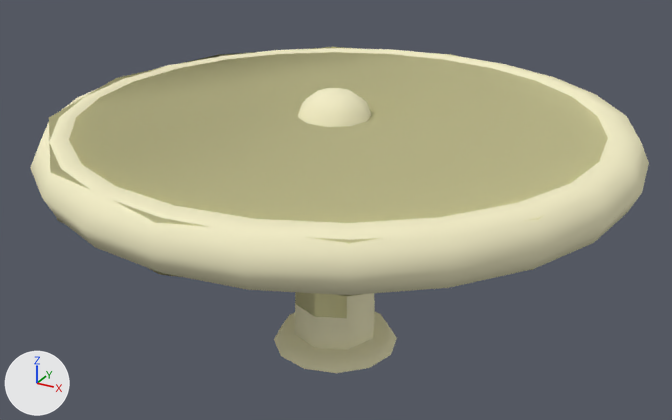
Before and after pictures for a commit that changed the Blender file src/props_mining/crank02.blend.
Camera for both pictures: a 50 mm camera at (8.0, -16.77, 11.74) aimed at (-1.24, 0.03, 3.33). The axes (+X, +Y, +Z) are drawn at lower left. The lights are the same throughout.

In view in the first picture: 'crank02', 'crank02_physics'.
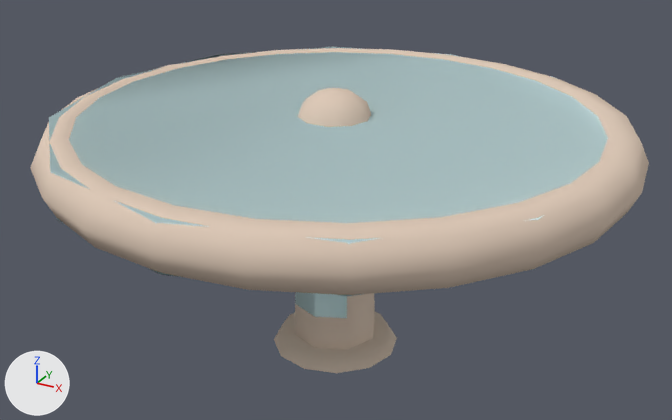
Scene script edits in JSON lines:
```json
{"op": "set", "path": "mat_crank02.base_color", "old": "(0.898, 0.853, 0.576)", "new": "(0.728, 0.588, 0.479)", "note": "beige #f3eec8 -> beige #decab8"}
{"op": "set", "path": "mat_phy.base_color", "old": "(0.86, 0.821, 0.443)", "new": "(0.721, 0.954, 0.976)", "note": "beige #efeab2 -> white #ddfafc"}
```

Pixel boxes (x1, y1, x2, y2) of what changed, in the pictures (672 x 420 px):
```json
{"object": "crank02_physics", "change": "recoloured", "before": [49, 47, 608, 318], "after": [49, 47, 608, 318], "on screen": "beige to white"}
{"object": "crank02", "change": "recoloured", "before": [30, 48, 649, 373], "after": [30, 48, 649, 373]}
```
